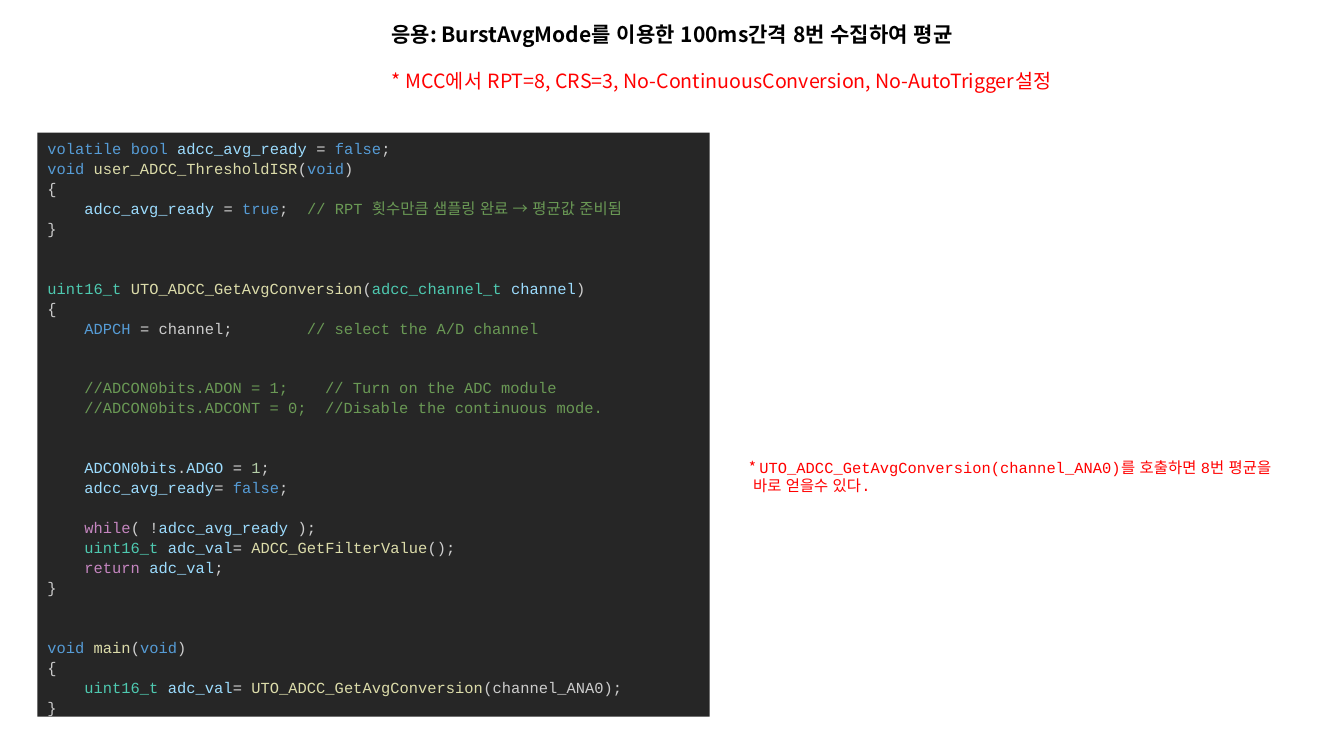
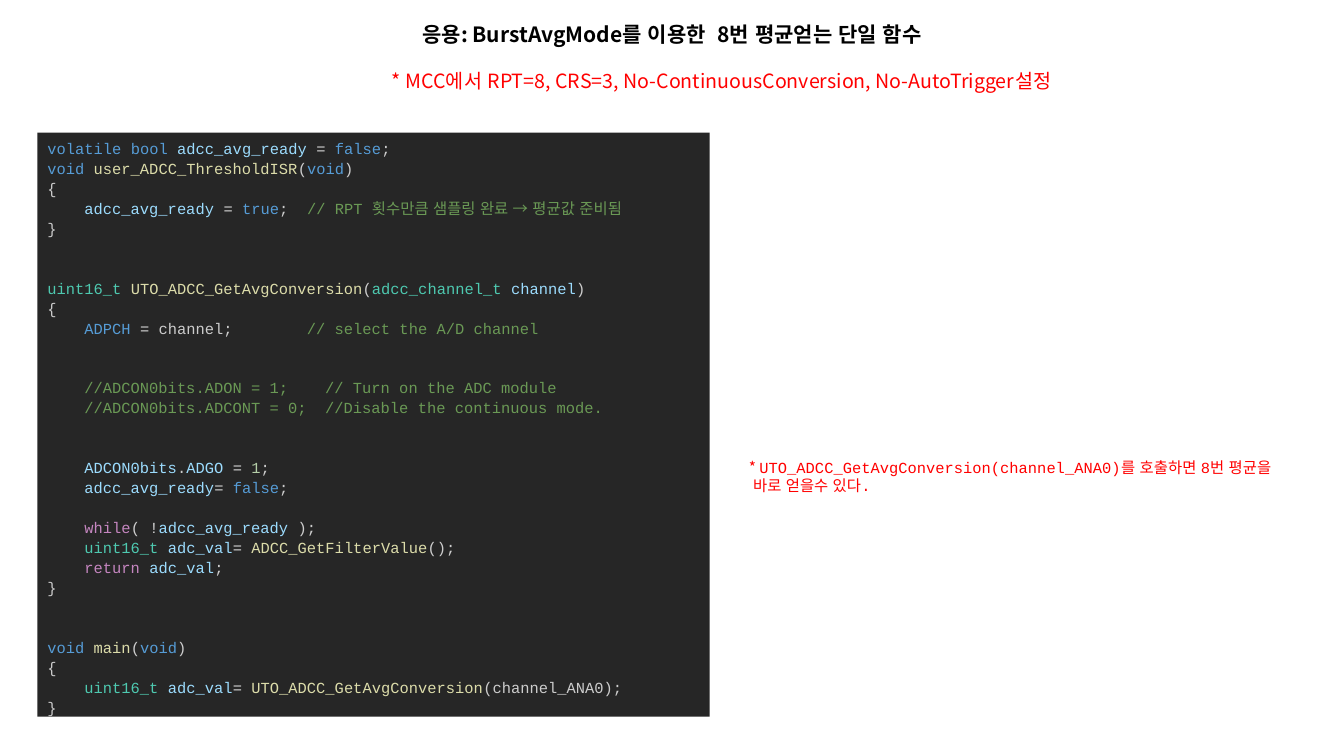
Before and after one commit to jkchoi2/PIC-ADCC-AverageMode-BurstAverageMode-example, a slide deck: slide 12 of PIC-ADC-Average-BurstAverageMode-Test.pptx. Drawn at 1344x756 pixels with LibreOffice and Linux fonts; fonts in the diff are those of the drawing. Boxes give left, top, right and bottom in pixels: in the first picture for what was removed or moved away, otherwise in the second. Text is boxed around its words. In the diff, an @@ line names an element or a change of style, - is before the commit and + after.

Commit message:
ppt update2

```diff
--- a/PIC-ADC-Average-BurstAverageMode-Test.pptx
+++ b/PIC-ADC-Average-BurstAverageMode-Test.pptx
@@ title at <box>422,24,922,47</box>: text changed @@
-응용: BurstAvgMode를 이용한 100ms간격 8번 수집하여 평균
+응용: BurstAvgMode를 이용한 8번 평균얻는 단일 함수
```
